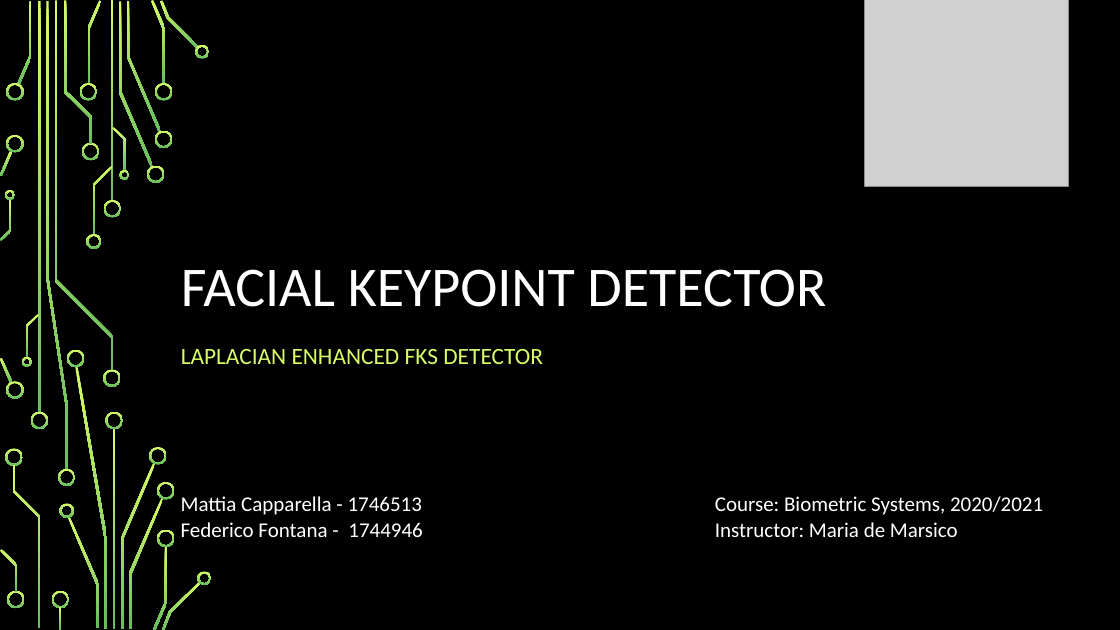
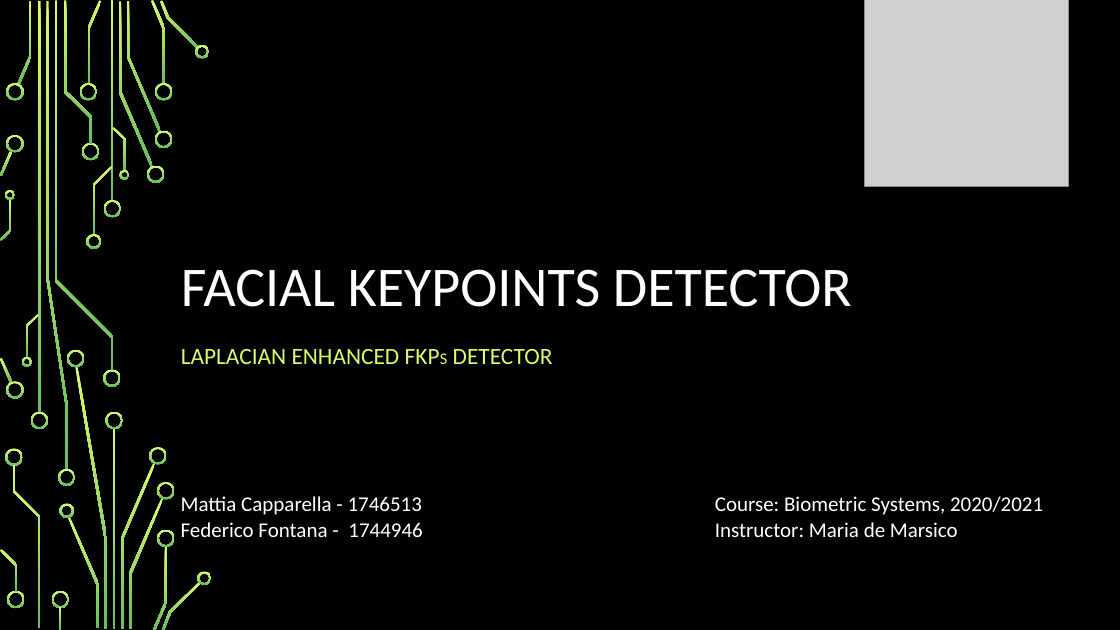
Before and after one commit to fedeloper/Biometrics2021, a slide deck: slide 1 of Facial Keypoints Detector.pptx. Drawn at 1120x630 pixels with LibreOffice and Linux fonts; fonts in the diff are those of the drawing; grey boxes stand for pictures; background and template pictures are left out. Boxes give left, top, right and bottom in pixels: in the first picture for what was removed or moved away, otherwise in the second. Text is boxed around its words. In the diff, an @@ line names an element or a change of style, - is before the commit and + after.

```diff
--- a/Facial Keypoints Detector.pptx
+++ b/Facial Keypoints Detector.pptx
@@ title at (x1=181, y1=269, x2=852, y2=307): text changed @@
-FACIAL KEYPOINT DETECTOR
+FACIAL KEYPOINTS DETECTOR
@@ subtitle at (x1=181, y1=349, x2=553, y2=364): text changed @@
-LAPLACIAN ENHANCED FKS DETECTOR
+LAPLACIAN ENHANCED FKPS DETECTOR
```
Also in this commit, not shown: 13 other slides changed, 1 slide added, 2 slides removed.
